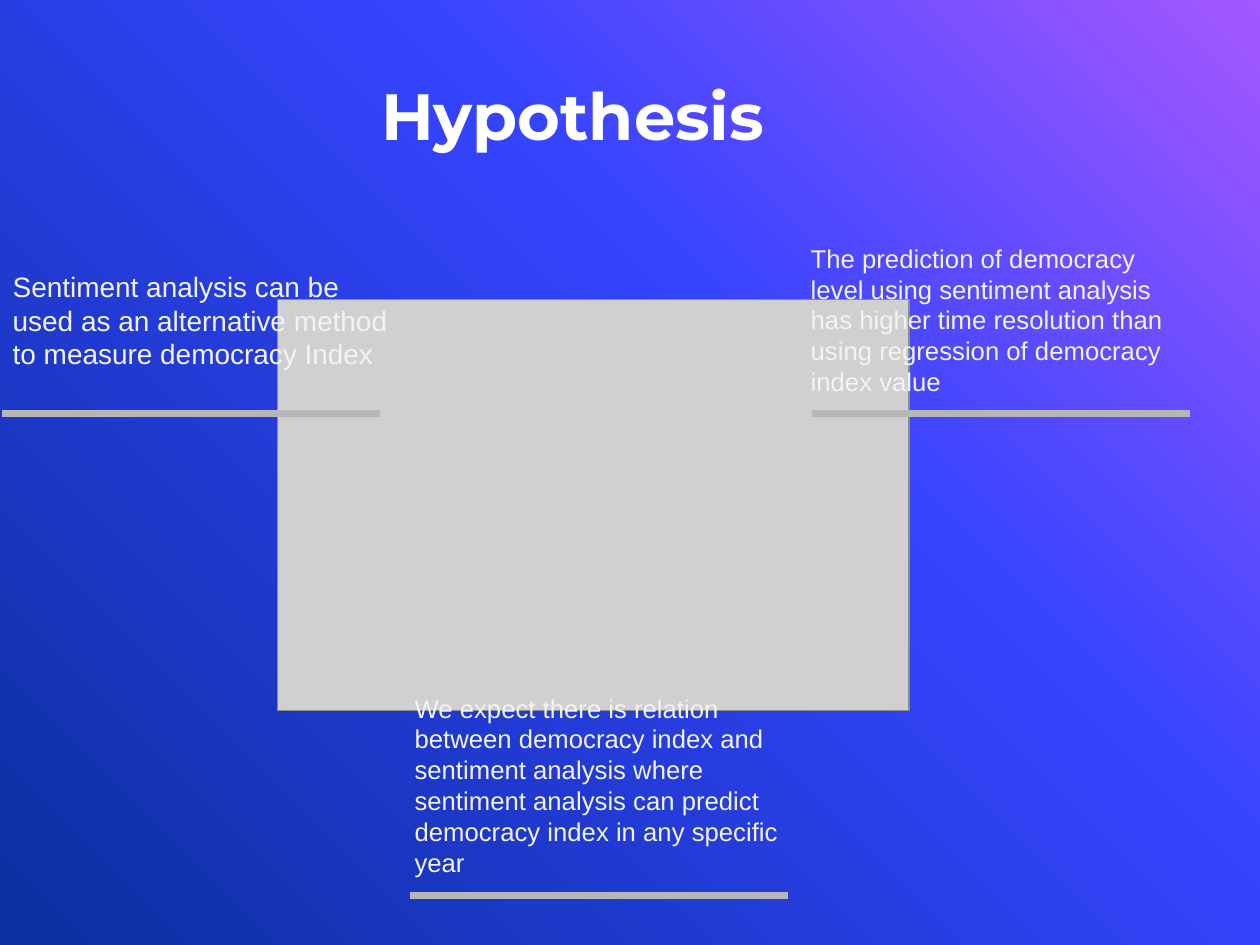
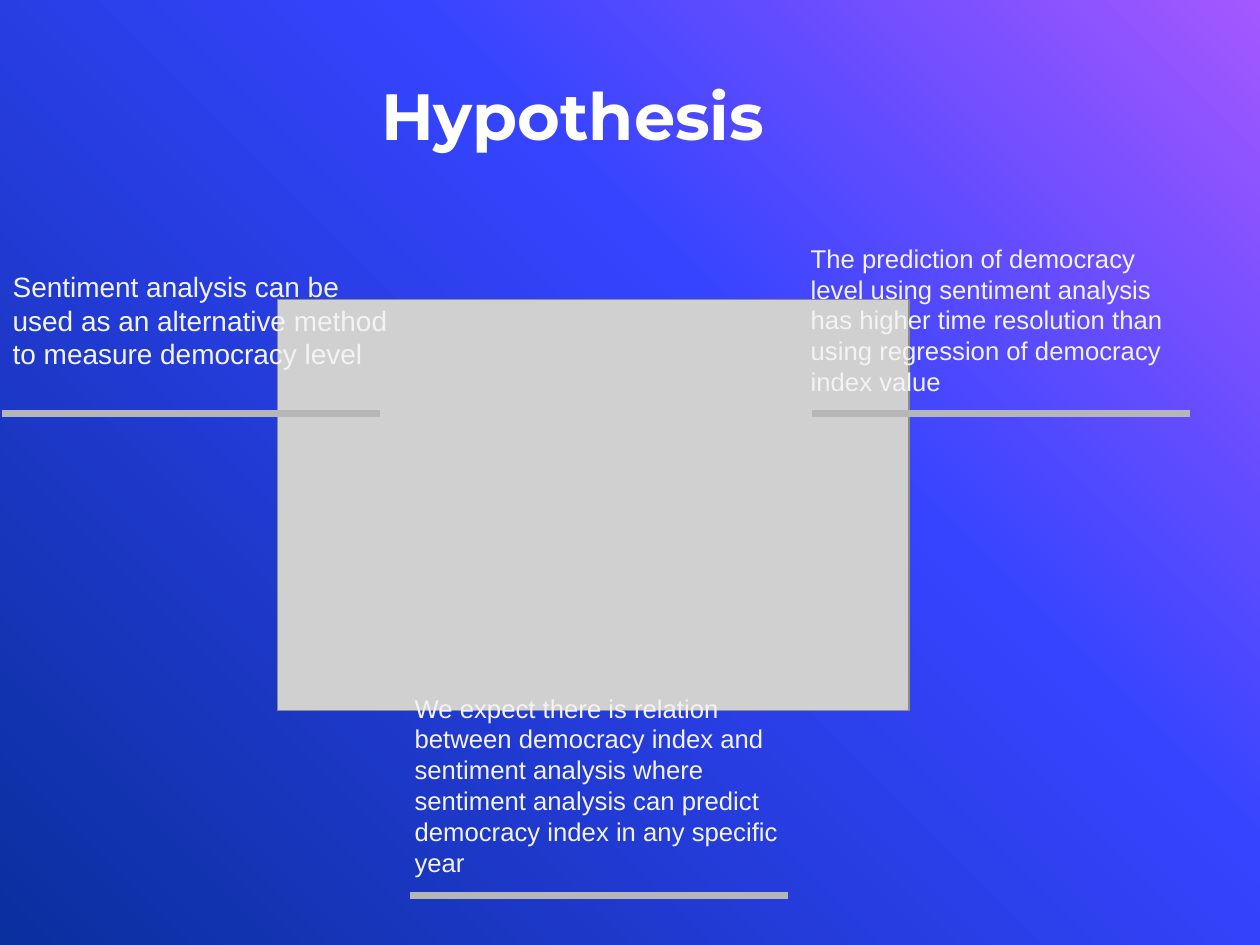
Before and after one commit to novanurviana/catatanbimbingan, a slide deck: slide 5 of bab 1.pptx. Drawn at 1260x945 pixels with LibreOffice and Linux fonts; fonts in the diff are those of the drawing; grey boxes stand for pictures; background and template pictures are left out. Boxes give left, top, right and bottom in pixels: in the first picture for what was removed or moved away, otherwise in the second. Text is boxed around its words. In the diff, an @@ line names an element or a change of style, - is before the commit and + after.

```diff
--- a/bab 1.pptx
+++ b/bab 1.pptx
@@ text at (13,276,339,369): text changed @@
-Sentiment analysis can be used as an alternative method to measure democracy Index
+Sentiment analysis can be used as an alternative method to measure democracy level
```
Also in this commit, not shown: 3 other slides changed.
